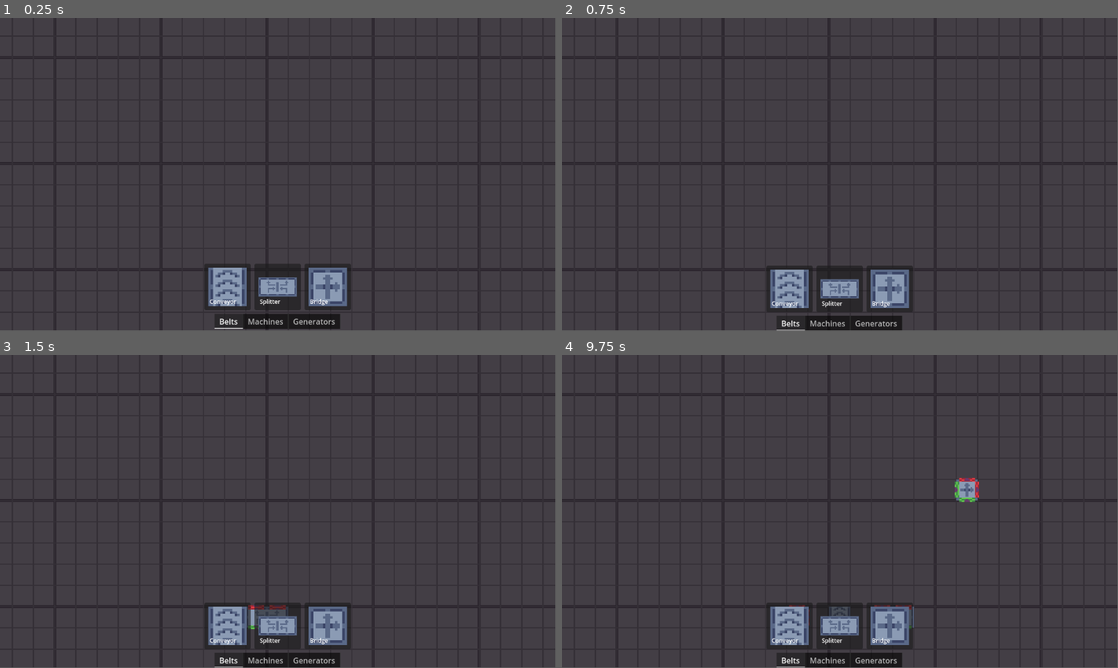
Above: before the commit, frames 1-4 (two rows, left to right).
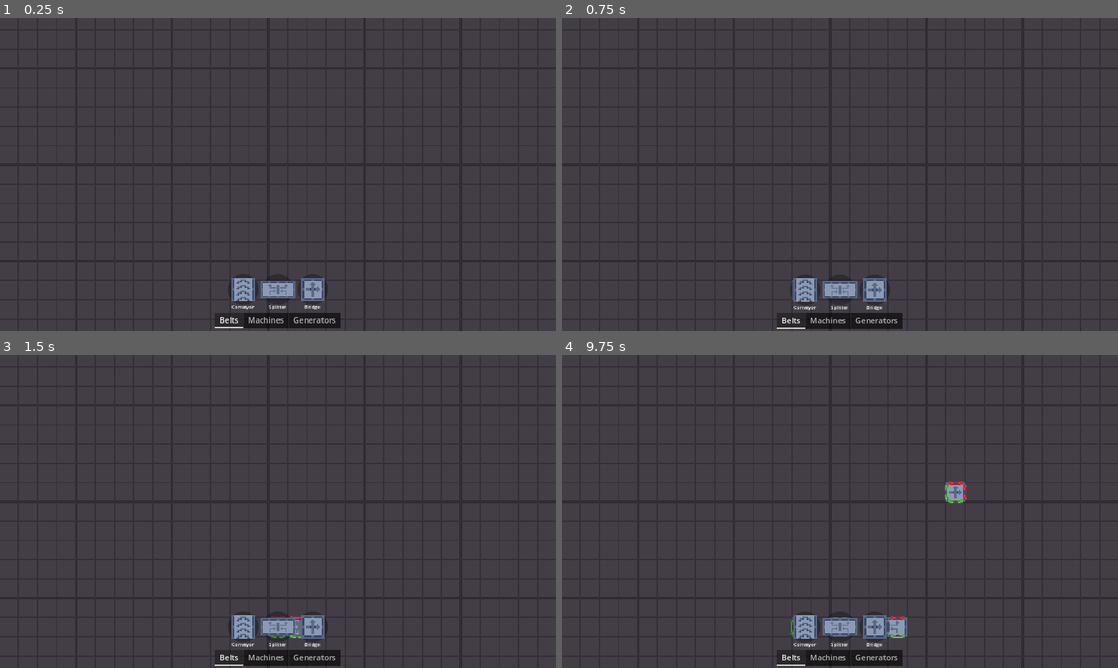
Above: after the commit, the same moments.

Repository: JeroenoBoy/Uncraft
Game: Godot game, scene res://Scenes/Game.tscn
The game is run twice, just before and just after one commit, with the same random seed, the same clock (stepped at 60 frames per second) and the same inputs.
Inputs (mouse positions are in pixels of both pictures, inside the frame that each line leads up to; where the layout moved, square brackets give the same spot in the first picture):
- Up to frame 1 (0.25 s): no input
- Up to frame 2 (0.75 s): click (806, 287) [789, 287] at 0.5 s
- Up to frame 3 (1.5 s): click (278, 627) at 1.27 s
- Up to frame 4 (9.75 s): click (890, 627) at 2.02 s; click (873, 627) at 2.77 s; click (806, 627) [789, 627] at 3.5 s; click (840, 627) at 4.27 s; click (890, 627) at 5.02 s; click (873, 627) at 5.77 s; click (806, 627) [789, 627] at 6.5 s; click (840, 627) at 7.27 s; click (890, 627) at 8.02 s; click (873, 627) at 8.77 s; tap Enter at 9.5 s; move the mouse to (962, 495) at 9.52 s; click (962, 495) at 9.6 s
The window is 799x449 before the commit and 800x450 after it. Grey fills any space a smaller window leaves; there, only what the larger window draws over its background counts as a difference.

The runs differ from the first frame. In frame 1, 6.2% of the frame differs, in the area x 0-100%, y 0-100%; in frame 2, 6.4%; in frame 3, 6.4%; in frame 4, 6.7%.

Commit message:
Add ui scaling

Diff:
--- a/Resources/Factory/Belts/1_Splitter.tres
+++ b/Resources/Factory/Belts/1_Splitter.tres
@@ -7,5 +7,6 @@
 [resource]
 script = ExtResource("2_kw2g6")
 name = "Splitter"
+ui_icon_scale = 1.5
 sprite = ExtResource("3_m4rn8")
 node = ExtResource("1_scja5")
--- a/Resources/Factory/Generators/CarGenerator.tres
+++ b/Resources/Factory/Generators/CarGenerator.tres
@@ -6,6 +6,7 @@
 
 [resource]
 script = ExtResource("1_ladk5")
-name = "Car Generator"
+name = "Car Mine"
+ui_icon_scale = 1.75
 sprite = ExtResource("3_xudht")
 node = ExtResource("1_r7haa")
--- a/Resources/Factory/Machines/QuadAssembly.tres
+++ b/Resources/Factory/Machines/QuadAssembly.tres
@@ -7,5 +7,6 @@
 [resource]
 script = ExtResource("1_gea17")
 name = "Quad Assembly"
+ui_icon_scale = 1.5
 sprite = ExtResource("3_ffyb1")
 node = ExtResource("1_ct576")
--- a/Scenes/Game.tscn
+++ b/Scenes/Game.tscn
@@ -37,7 +37,10 @@
 position_smoothing_enabled = true
 script = ExtResource("3_7pnwj")
 move_speed = 750
+min_zoom = 0.3
+max_zoom = 1.5
 zoom_speed = 0.2
 zoom_curve = SubResource("Curve_5copo")
+preference = 0.5
 
 [node name="MainStateMachine" parent="." instance=ExtResource("2_fnk24")]
--- a/Scenes/UI/ItemSelector/Item.tscn
+++ b/Scenes/UI/ItemSelector/Item.tscn
@@ -1,10 +1,57 @@
-[gd_scene load_steps=3 format=3 uid="uid://dd5rseck46xn5"]
+[gd_scene load_steps=7 format=3 uid="uid://dd5rseck46xn5"]
 
 [ext_resource type="Script" path="res://Scripts/UI/ItemSelector/SelectableItem.gd" id="1_682fy"]
 [ext_resource type="Texture2D" uid="uid://c0e53mpqhav36" path="res://Assets/Sprites/Icons/Generator.tres" id="2_icdeq"]
 
+[sub_resource type="StyleBoxFlat" id="StyleBoxFlat_kjeu6"]
+bg_color = Color(0, 0, 0, 0.294118)
+border_width_left = 1
+border_width_top = 1
+border_width_right = 1
+border_width_bottom = 1
+corner_radius_top_left = 1000
+corner_radius_top_right = 1000
+corner_radius_bottom_right = 1000
+corner_radius_bottom_left = 1000
+
+[sub_resource type="StyleBoxFlat" id="StyleBoxFlat_etjyf"]
+bg_color = Color(0, 0, 0, 0.392157)
+corner_radius_top_left = 1000
+corner_radius_top_right = 1000
+corner_radius_bottom_right = 1000
+corner_radius_bottom_left = 1000
+
+[sub_resource type="StyleBoxFlat" id="StyleBoxFlat_ymv5g"]
+bg_color = Color(0, 0, 0, 0.588235)
+corner_radius_top_left = 1000
+corner_radius_top_right = 1000
+corner_radius_bottom_right = 1000
+corner_radius_bottom_left = 1000
+
+[sub_resource type="StyleBoxFlat" id="StyleBoxFlat_cfgdu"]
+bg_color = Color(0, 0, 0, 0.294118)
+corner_radius_top_left = 1000
+corner_radius_top_right = 1000
+corner_radius_bottom_right = 1000
+corner_radius_bottom_left = 1000
+
 [node name="Item" type="Button"]
-custom_minimum_size = Vector2(96, 96)
+custom_minimum_size = Vector2(64, 64)
+anchors_preset = 8
+anchor_left = 0.5
+anchor_top = 0.5
+anchor_right = 0.5
+anchor_bottom = 0.5
+offset_left = -32.0
+offset_top = -32.0
+offset_right = 32.0
+offset_bottom = 32.0
+grow_horizontal = 2
+grow_vertical = 2
+theme_override_styles/focus = SubResource("StyleBoxFlat_kjeu6")
+theme_override_styles/hover = SubResource("StyleBoxFlat_etjyf")
+theme_override_styles/pressed = SubResource("StyleBoxFlat_ymv5g")
+theme_override_styles/normal = SubResource("StyleBoxFlat_cfgdu")
 script = ExtResource("1_682fy")
 
 [node name="MarginContainer" type="MarginContainer" parent="."]
@@ -30,6 +77,7 @@
 anchor_bottom = 1.0
 grow_horizontal = 2
 grow_vertical = 2
+pivot_offset = Vector2(24, 24)
 texture = ExtResource("2_icdeq")
 expand_mode = 1
 stretch_mode = 5
@@ -40,15 +88,15 @@
 anchor_top = 1.0
 anchor_right = 1.0
 anchor_bottom = 1.0
-offset_left = 3.0
-offset_top = -23.0
-offset_right = -3.0
-offset_bottom = -1.0
+offset_top = -3.0
+offset_right = -2.0
+offset_bottom = 19.0
 grow_horizontal = 2
 grow_vertical = 0
 mouse_filter = 1
-theme_override_font_sizes/font_size = 12
+theme_override_font_sizes/font_size = 10
 text = "Conveyor"
+horizontal_alignment = 1
 vertical_alignment = 2
 
 [connection signal="pressed" from="." to="." method="_on_pressed"]
--- a/Scenes/UI/ItemSelector/ItemCategory.tscn
+++ b/Scenes/UI/ItemSelector/ItemCategory.tscn
@@ -6,9 +6,8 @@
 [node name="Belts" type="MarginContainer" node_paths=PackedStringArray("container")]
 visible = false
 theme_override_constants/margin_left = 8
-theme_override_constants/margin_top = 8
 theme_override_constants/margin_right = 8
-theme_override_constants/margin_bottom = 8
+theme_override_constants/margin_bottom = 16
 script = ExtResource("1_def66")
 selectableItemScene = ExtResource("2_0rlug")
 container = NodePath("HBox")
--- a/Scenes/UI/ItemSelector/ItemSelector.tscn
+++ b/Scenes/UI/ItemSelector/ItemSelector.tscn
@@ -10,7 +10,7 @@
 [sub_resource type="StyleBoxEmpty" id="StyleBoxEmpty_0utb6"]
 
 [node name="ItemSelector" type="Panel"]
-custom_minimum_size = Vector2(0, 150)
+custom_minimum_size = Vector2(0, 125)
 anchors_preset = 12
 anchor_top = 1.0
 anchor_right = 1.0
--- a/Scripts/CameraController.gd
+++ b/Scripts/CameraController.gd
@@ -11,6 +11,10 @@
 @export var max_zoom = 2.0;
 @export var zoom_speed = 0.5;
 @export var zoom_curve: Curve
+
+@export_group("Screen Scaling")
+@export var default_screen_size = Vector2(1920,1080)
+@export var preference = 0.0
 
 var zoom_progress = 0
 var can_move = false
@@ -46,4 +50,9 @@
 
 	zoom_progress = clamp(zoom_progress + zoom_input * zoom_speed, 0, 1)
 	var zoom_value = lerp(min_zoom, max_zoom, zoom_curve.sample(zoom_progress))
-	zoom = Vector2.ONE * (1 / zoom_value)
+
+	var vp = get_viewport_rect().size
+	var dif = vp / default_screen_size
+	var multi = dif.x * (1 - preference) + dif.y * preference
+
+	zoom = Vector2.ONE * (1 / zoom_value) * multi
--- a/Scripts/Factory/PlacableItem.gd
+++ b/Scripts/Factory/PlacableItem.gd
@@ -2,5 +2,6 @@
 extends Resource
 
 @export var name: String
+@export var ui_icon_scale = 1.0
 @export var sprite: Texture2D
 @export var node: PackedScene
--- a/Scripts/UI/ItemSelector/SelectableItem.gd
+++ b/Scripts/UI/ItemSelector/SelectableItem.gd
@@ -10,9 +10,9 @@
 
 func set_item(item: PlaceableItem):
 	image.texture = item.sprite
+	image.scale = image.scale * item.ui_icon_scale
 	nameContainer.text = item.name
 	self.item = item
 
-
 func _on_pressed() -> void:
 	on_pressed.emit(self)
--- a/project.godot
+++ b/project.godot
@@ -19,6 +19,11 @@
 Global="*res://Scenes/Globals.tscn"
 Events="*res://Scripts/EventBus.gd"
 UI="*res://Scenes/UI/UI.tscn"
+
+[display]
+
+window/stretch/mode="canvas_items"
+window/stretch/aspect="expand"
 
 [dotnet]
 
